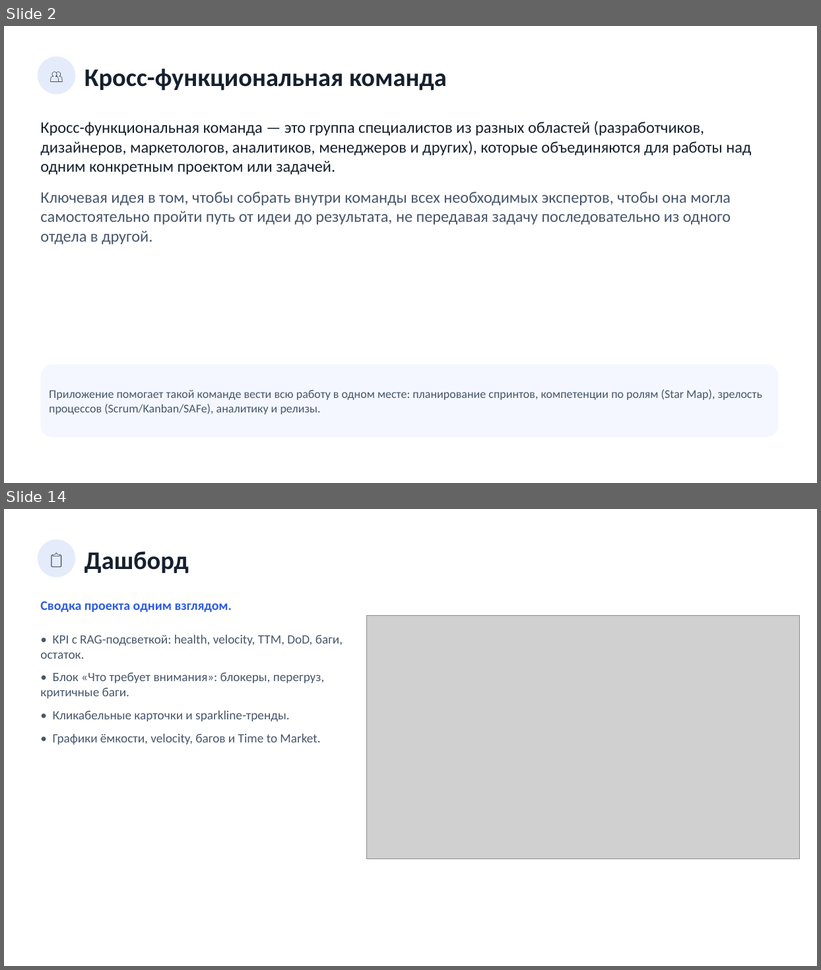
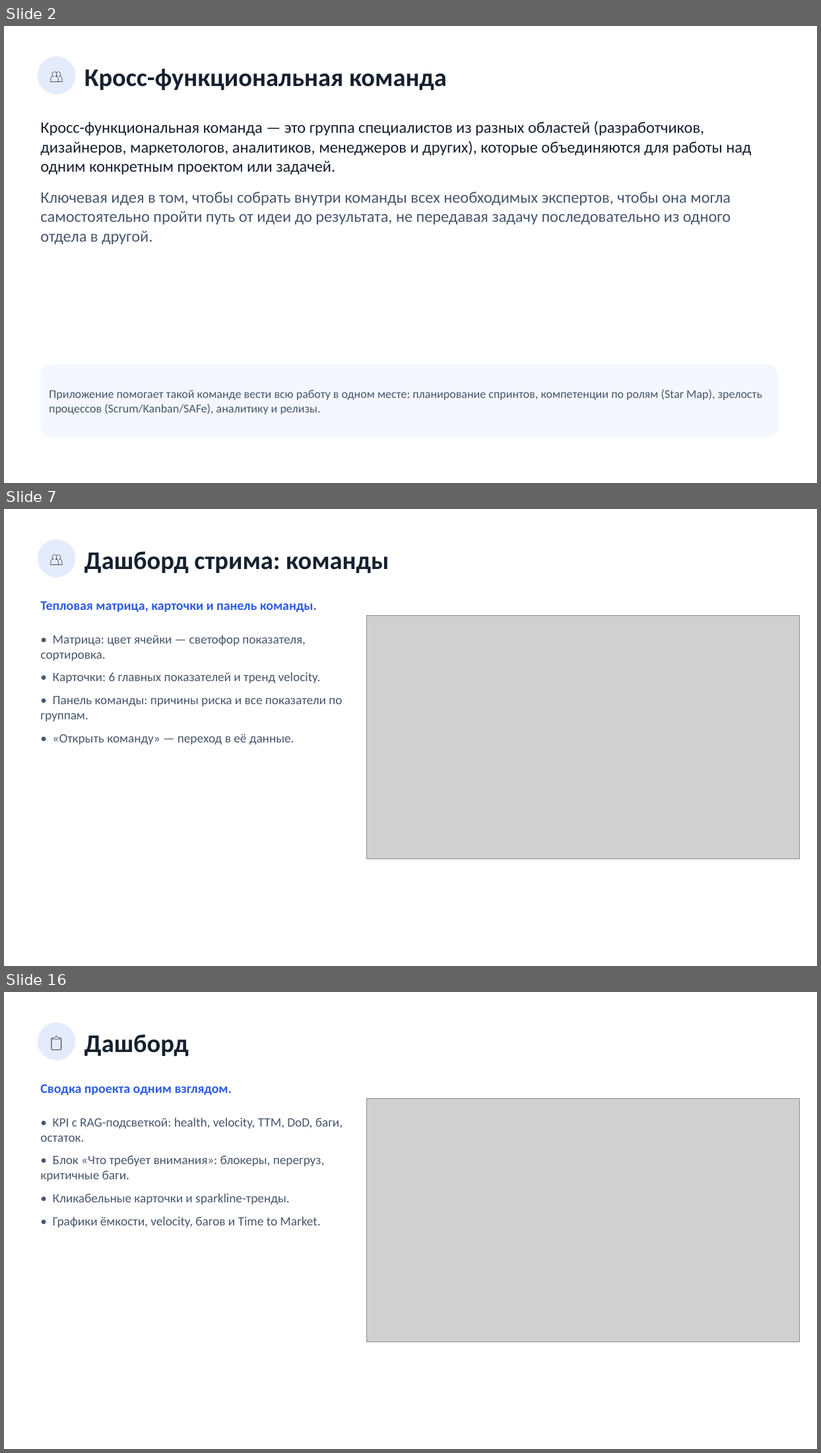
Before and after one commit to neoandrey1985/Upravlenie-streamami, a slide deck: frontend/docs/Презентация_приложения.pptx. Shown one above the other, each under a label of ours: slides 2 and 14 before the commit, slides 2, 7 and 16 after it; the slides between them are not shown. The pictures are 821x970 and 821x1453 pixels, drawn with LibreOffice and Linux fonts; fonts in the diff are those of the drawing; grey boxes stand for pictures. Boxes give left, top, right and bottom in pixels: in the first picture for what was removed or moved away, otherwise in the second. Text is boxed around its words. In the diff, an @@ line names an element or a change of style, - is before the commit and + after.

```diff
--- a/frontend/docs/Презентация_приложения.pptx
+++ b/frontend/docs/Презентация_приложения.pptx
@@ slide 7 added at (4, 509, 817, 966), background #FFFFFF @@
@@ ellipse added at (38, 539, 75, 578), fill #E4EBFB, 18 pt, text #16202E @@
+👥
@@ text added at (85, 551, 389, 574), 30 pt, text #16202E, bold @@
+Дашборд стрима: команды
@@ text added at (40, 601, 317, 613), 15.5 pt, text #2D5BE3, bold @@
+Тепловая матрица, карточки и панель команды.
@@ picture added at (367, 616, 800, 859) @@
@@ text added at (40, 635, 342, 745), 15 pt, text #47566B @@
+• Матрица: цвет ячейки — светофор показателя, сортировка.
+• Карточки: 6 главных показателей и тренд velocity.
+• Панель команды: причины риска и все показатели по группам.
+• «Открыть команду» — переход в её данные.
@@ what was slide 14 is now slide 16 @@
```
Also in this commit, not shown: 2 slides changed, 1 other slide added, 21 other files.
